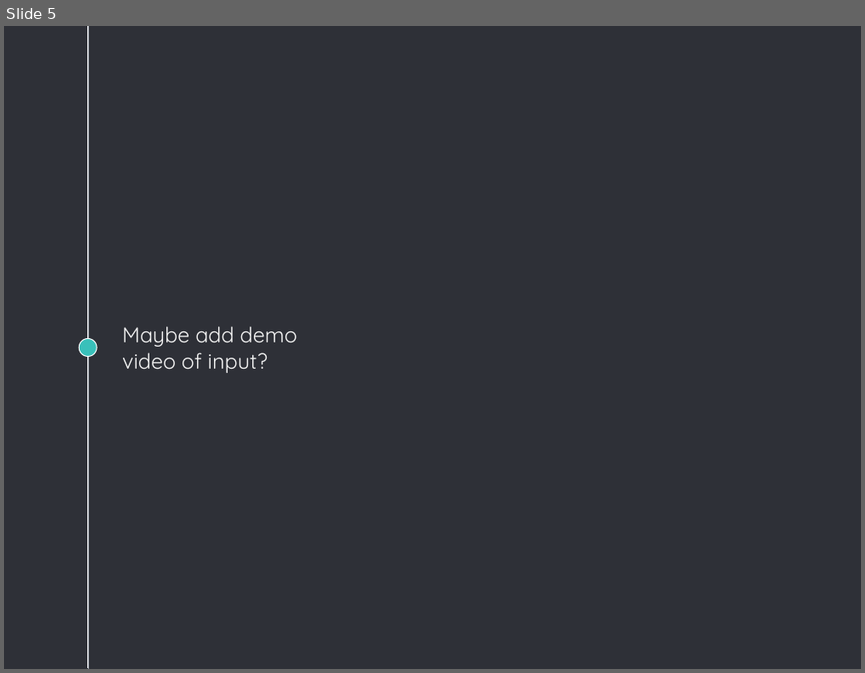
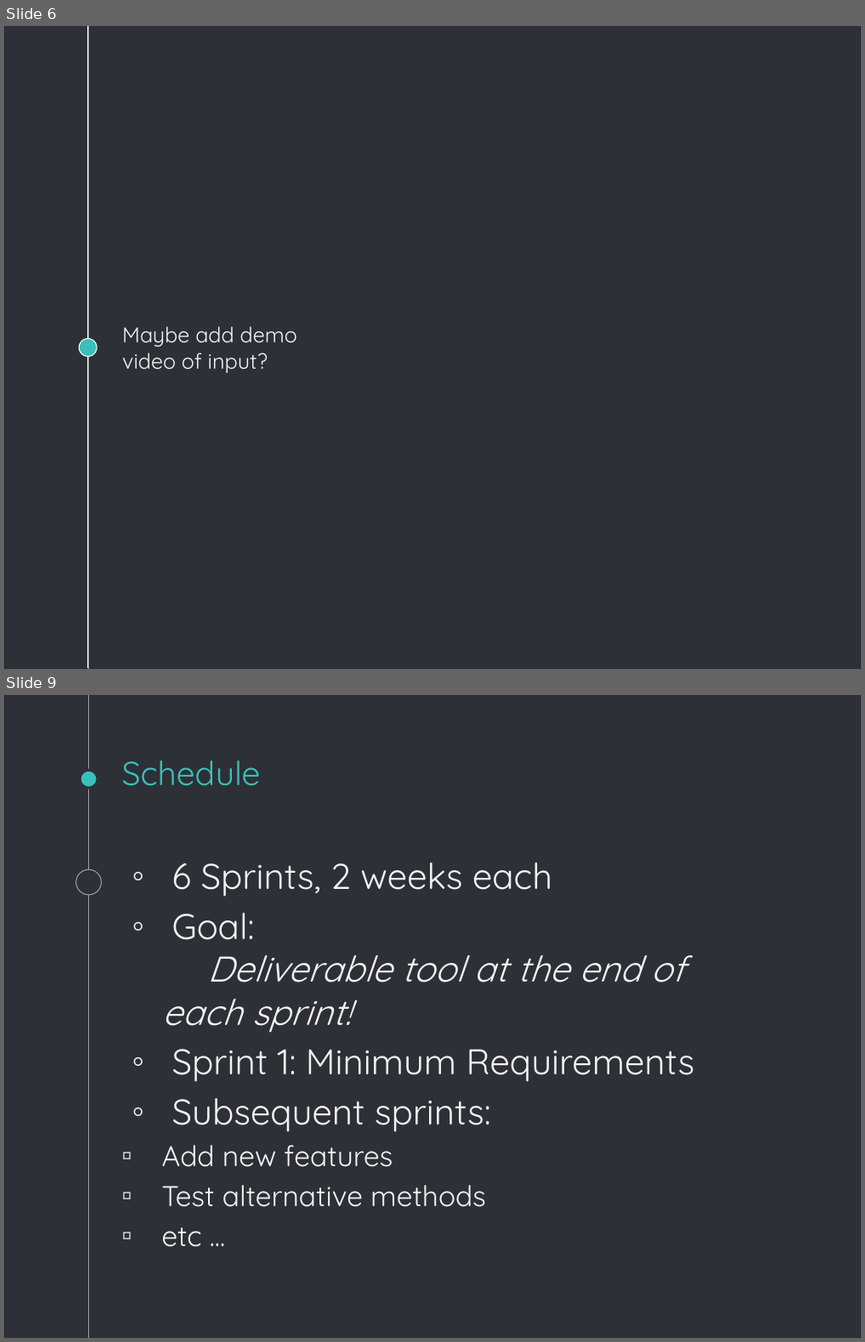
Before and after one commit to SimuJenni/RD-project, a slide deck: doc/initial-plan.pptx. Shown one above the other, each under a label of ours: slide 5 before the commit, slides 6 and 9 after it; the slides between them are not shown. The pictures are 865x673 and 865x1342 pixels, drawn with LibreOffice and Linux fonts; fonts in the diff are those of the drawing; background and template pictures are left out. Boxes give left, top, right and bottom in pixels: in the first picture for what was removed or moved away, otherwise in the second. Text is boxed around its words. In the diff, an @@ line names an element or a change of style, - is before the commit and + after.

Commit message:
Added methodology and schedule to the slides

```diff
--- a/doc/initial-plan.pptx
+++ b/doc/initial-plan.pptx
@@ slide 9 added at (x1=4, y1=695, x2=861, y2=1338), background #2E3037; not listed: 1 template element that a slide beside it also shows @@
@@ ellipse added at (x1=80, y1=771, x2=98, y2=789), fill #39C0BA, outline #2E3037 2.25 pt @@
@@ title added at (x1=122, y1=760, x2=261, y2=786), 28 pt, text #39C0BA @@
+Schedule
@@ ellipse added at (x1=76, y1=870, x2=101, y2=895), fill #2E3037, outline #999FA9 0.75 pt @@
@@ text added at (x1=162, y1=862, x2=695, y2=1247), 30 pt, text #F3F3F3 @@
+◦ 6 Sprints, 2 weeks each
+◦ Goal:
+  Deliverable tool at the end of each sprint!
+◦ Sprint 1: Minimum Requirements
+◦ Subsequent sprints:
+  ▫ Add new features
+  ▫ Test alternative methods
+  ▫ etc ...
@@ what was slide 5 is now slide 6 @@
```
Also in this commit, not shown: 3 slides changed, 3 other slides added, 2 slides removed, 1 other file.
